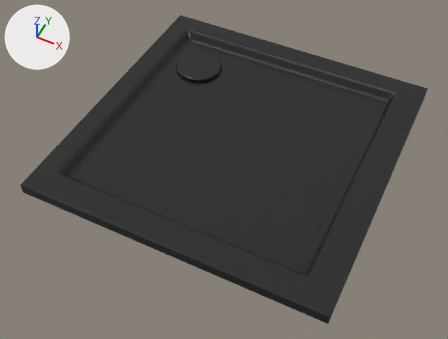
The FBX model Assets/Modelli/Bagno/Oggetti di scena/doccia_piatto.fbx: old version first, new version second.
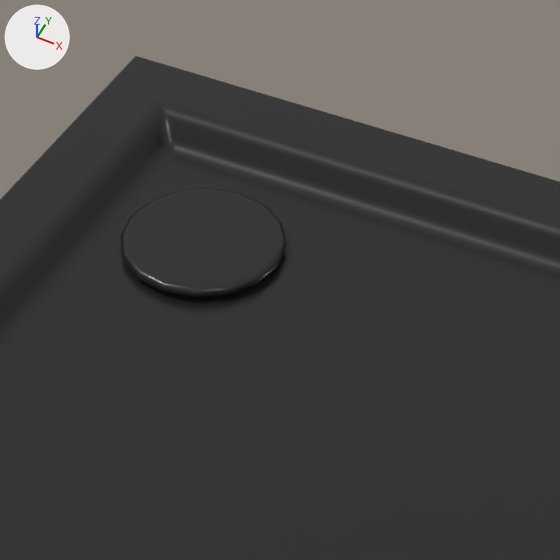
Old and new are each drawn whole from a camera (50 mm lens) standing at (3.388, -5.201, 1.151) and looking at (2.949, -4.322, 0.053) and again close up on the part from 32% to 66% of the width and 0% to 45% of the height. The axes (+X, +Y, +Z) are drawn at upper left. The lights are the same throughout. The last two pictures show the newer version. Where no turn or scale is listed for an object, it has been applied to the vertices.
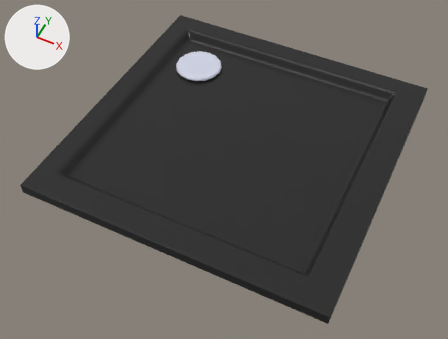
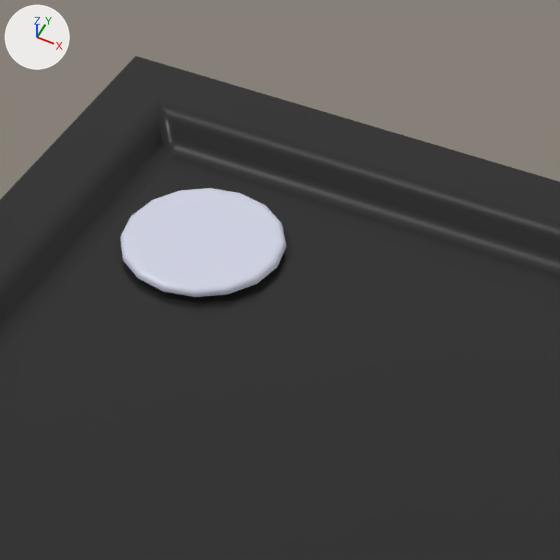
Scene script edits in JSON lines:
```json
{"op": "add", "block": "mat_sklo", "code": ["mat_sklo = principled_material('sklo')", "mat_sklo.base_color = (0.654, 0.674, 0.8)  # white #d3d6e7", "mat_sklo.roughness = 0.4"]}
{"block": "me_shower_001", "where": "me_shower_001.from_pydata(...)  # 276 vertices, 258 faces; spans x 0.0..0.715, y -0.715..0.0, z 0.003..0.028"}
{"block": "me_shower_001", "where": "# used by ob_cube_024; location = (2.597, -3.8979, 0.0884)"}
{"block": "me_shower_001", "change": "me_shower_001 part 1: all 81 faces centred in x 0.087..0.204, y -0.219..-0.102, z 0.01..0.015 switch from mat_black_nater (black #202020) to mat_sklo (white #d3d6e7)"}
```

Where the change shows, as pixel boxes (x1, y1, x2, y2) in the close-ups (560 x 560 px):
```json
{"part": 1, "of": "me_shower_001", "change": "recoloured", "before": [120, 188, 286, 297], "after": [120, 188, 286, 297], "on screen": "black to white"}
```
